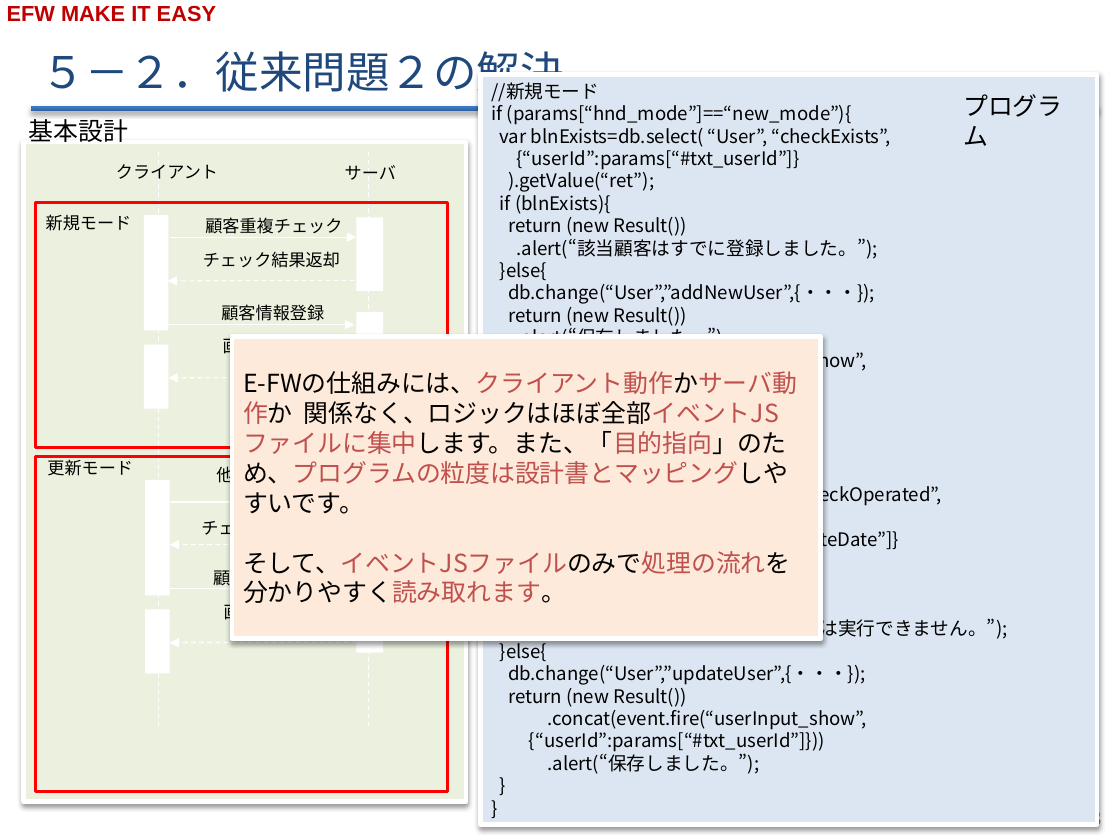
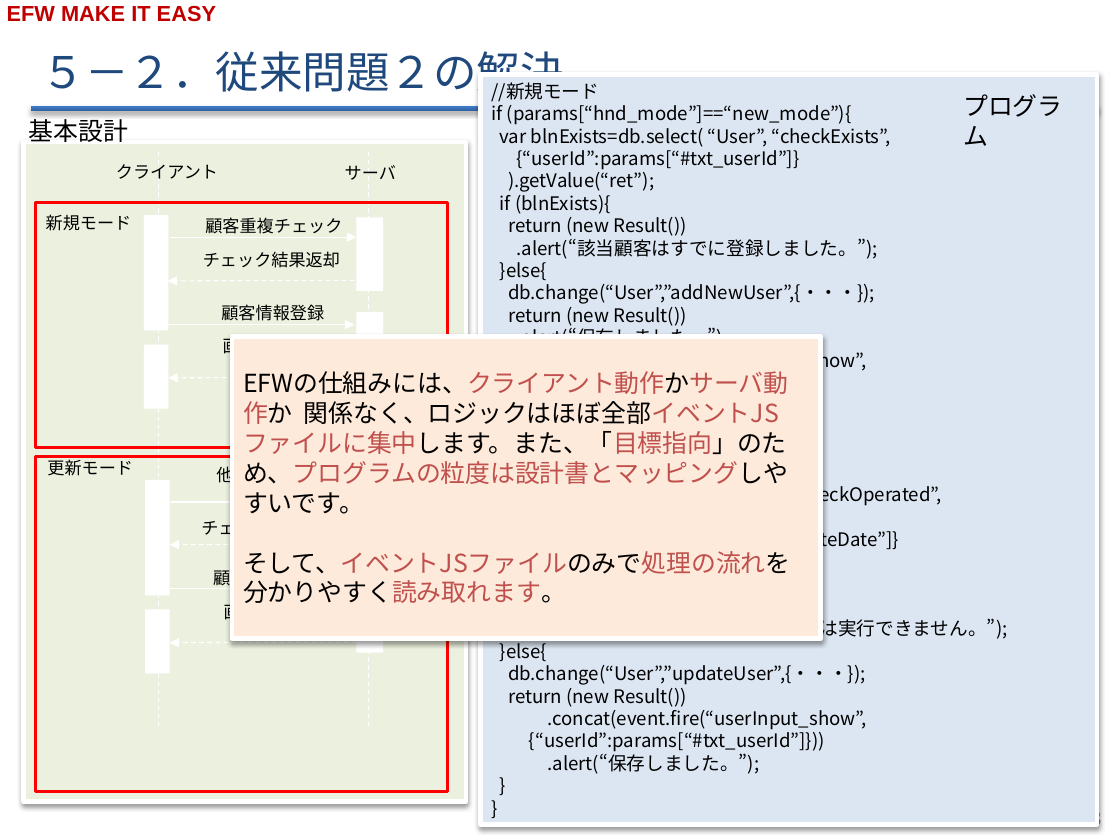
Before and after one commit to efwGrp/efw4_online_ppt, a slide deck: slide 9 of EFW紹介v2.2.pptx. Drawn at 1120x840 pixels with LibreOffice and Linux fonts; fonts in the diff are those of the drawing; background and template pictures are left out. Boxes give left, top, right and bottom in pixels: in the first picture for what was removed or moved away, otherwise in the second. Text is boxed around its words. In the diff, an @@ line names an element or a change of style, - is before the commit and + after.

```diff
--- a/EFW紹介v2.2.pptx
+++ b/EFW紹介v2.2.pptx
@@ text in rectangle at (x1=243, y1=371, x2=788, y2=514): text changed @@
-E-FWの仕組みには、クライアント動作かサーバ動作か 関係なく、ロジックはほぼ全部イベントJSファイルに集中します。また、「目的指向」のため、プログラムの粒度は設計書とマッピングしやすいです。
+EFWの仕組みには、クライアント動作かサーバ動作か 関係なく、ロジックはほぼ全部イベントJSファイルに集中します。また、「目標指向」のため、プログラムの粒度は設計書とマッピングしやすいです。
```
Also in this commit, not shown: 6 other slides changed, 2 slides added.
